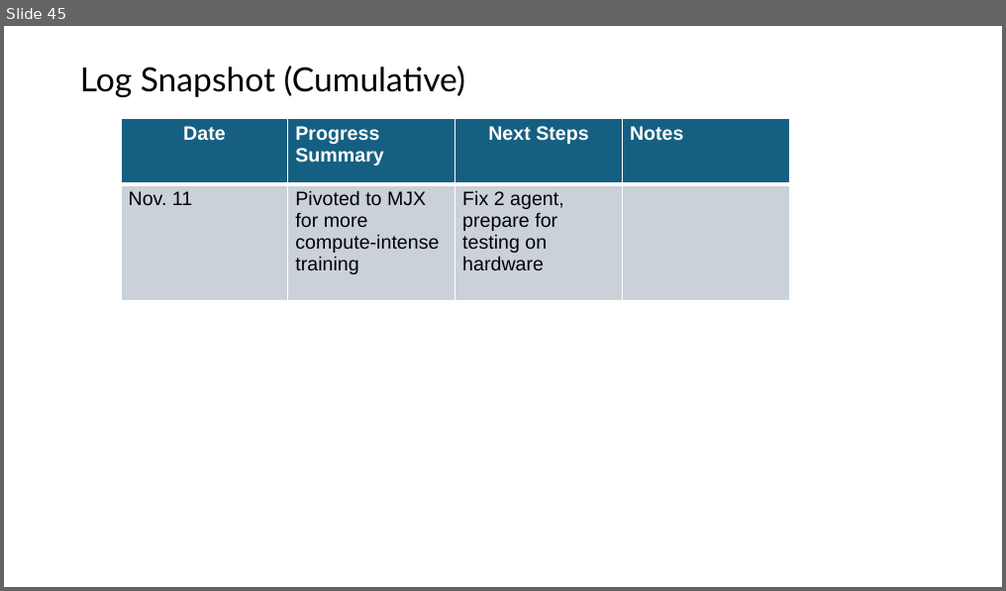
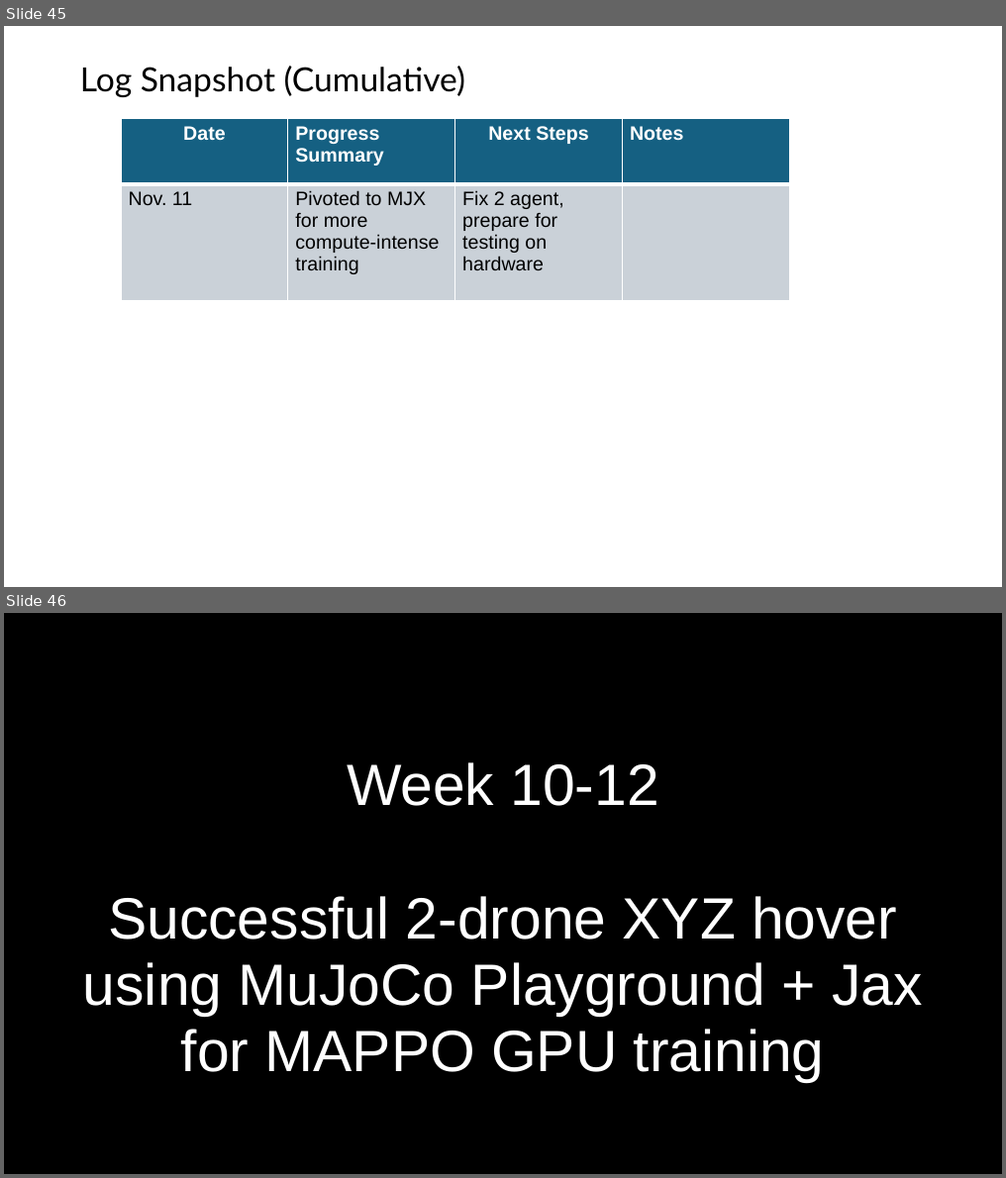
Before and after one commit to shazia-dewan/multi-agentCrazyflieLift, a slide deck: docs/MIRL LAB Honours Project Bi-Weekly Update.pptx. Shown one above the other, each under a label of ours: slide 45 before the commit, slides 45 and 46 after it. The pictures are 1006x591 and 1006x1178 pixels, drawn with LibreOffice and Linux fonts; fonts in the diff are those of the drawing. Boxes give left, top, right and bottom in pixels: in the first picture for what was removed or moved away, otherwise in the second. Text is boxed around its words. In the diff, an @@ line names an element or a change of style, - is before the commit and + after.

```diff
--- a/docs/MIRL LAB Honours Project Bi-Weekly Update.pptx
+++ b/docs/MIRL LAB Honours Project Bi-Weekly Update.pptx
@@ slide 46 added at (4, 613, 1002, 1174), background #000000 @@
@@ text added at (83, 762, 922, 1082), 42 pt, text #FFFFFF @@
+Week 10-12
+Successful 2-drone XYZ hover using MuJoCo Playground + Jax for MAPPO GPU training
```
Also in this commit, not shown: 9 other slides added, 3 other files.
